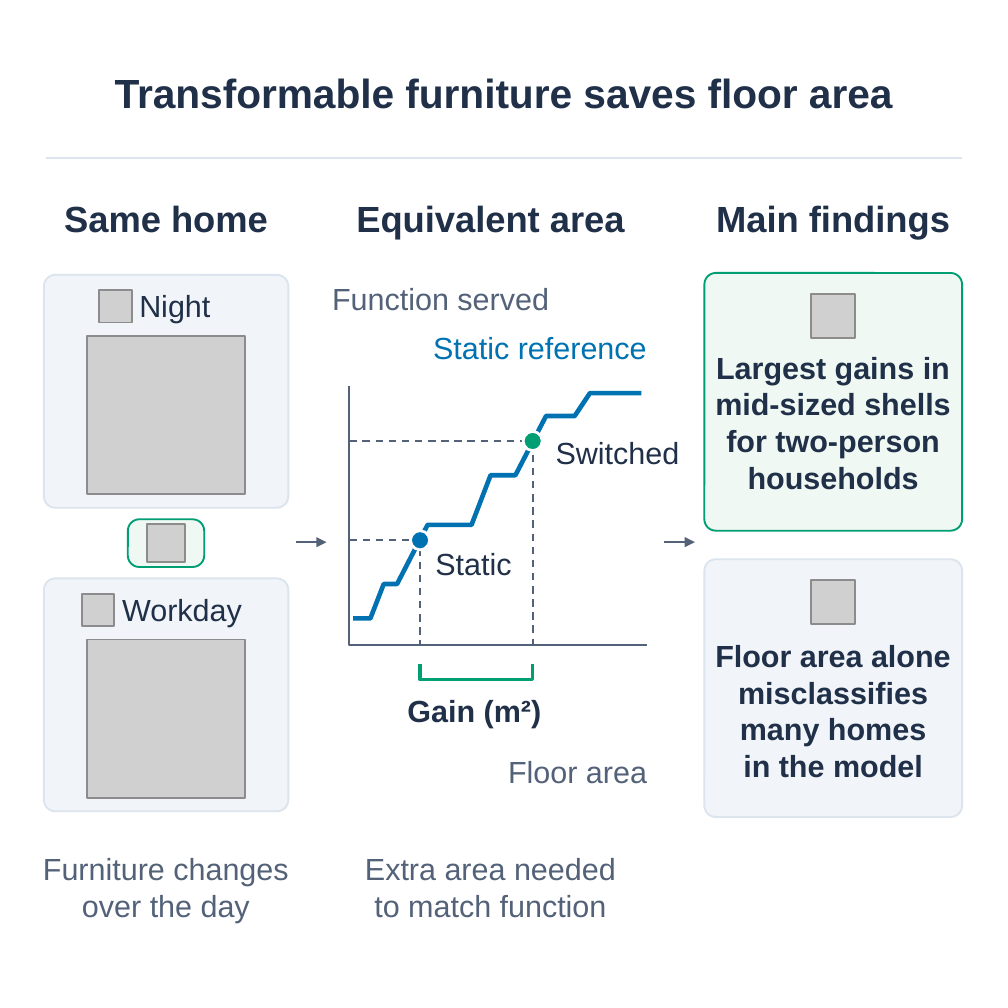
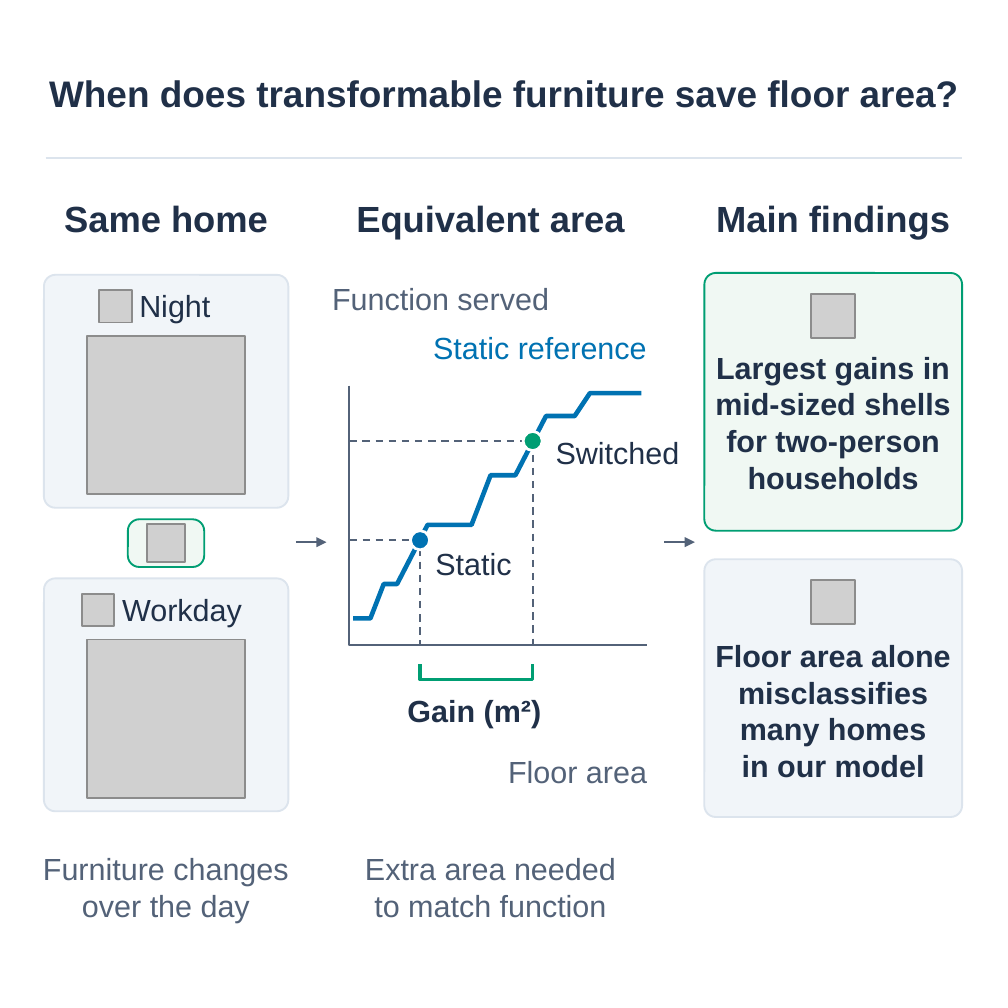
Before and after one commit to Casey-sketch-cyber/research, a slide deck: slide 1 of paper/figures/fig1/GraphicalAbstract.pptx. Drawn at 1008x1008 pixels with LibreOffice and Linux fonts; fonts in the diff are those of the drawing; grey boxes stand for pictures. Boxes give left, top, right and bottom in pixels: in the first picture for what was removed or moved away, otherwise in the second. Text is boxed around its words. In the diff, an @@ line names an element or a change of style, - is before the commit and + after.

```diff
--- a/paper/figures/fig1/GraphicalAbstract.pptx
+++ b/paper/figures/fig1/GraphicalAbstract.pptx
@@ text at (49, 80, 959, 108): text changed; size 16 to 14.5 pt @@
-Transformable furniture saves floor area
+When does transformable furniture save floor area?
@@ text at (742, 755, 925, 778): text changed @@
-in the model
+in our model
```
Also in this commit, not shown: 6 other files.
